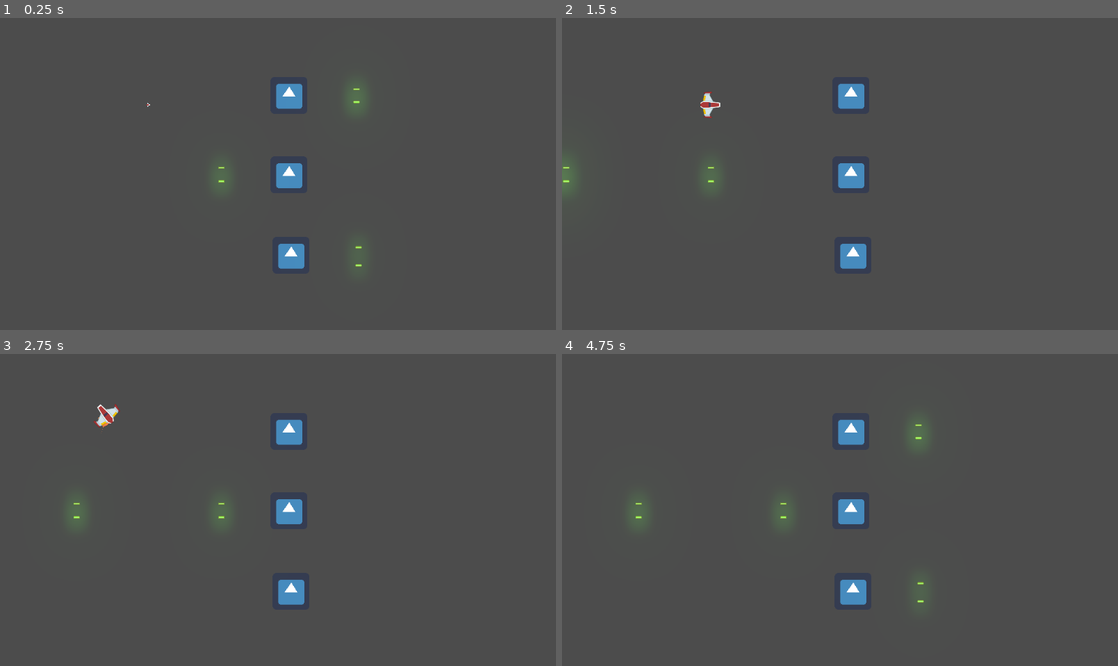
Above: before the commit, frames 1-4 (two rows, left to right).
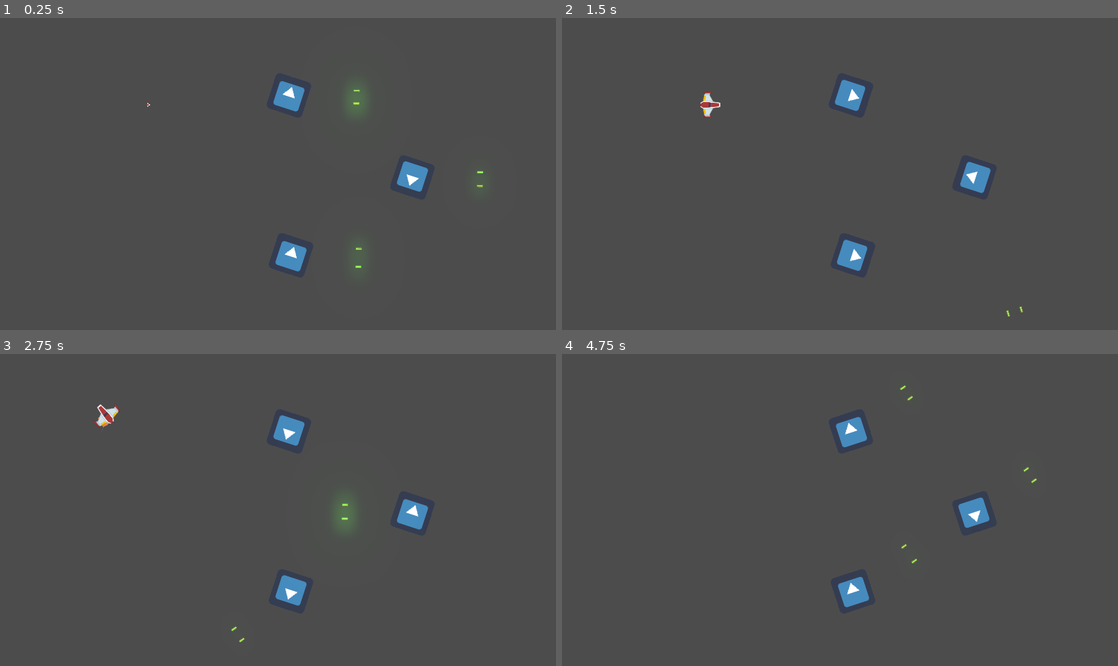
Above: after the commit, the same moments.

Repository: rockandrol/Proyecto-B
Game: Godot game, scene res://Juego/Niveles/NivelBase.tscn
Two runs of this game, one before a commit and one after it. Both use one fixed random seed, a clock stepped at 60 frames per second and the inputs below. The engine's default icon, where the game draws it, is replaced by a stand-in: a white triangle on a blue panel in a dark square.
Inputs (mouse positions are in pixels of both pictures, inside the frame that each line leads up to):
- Up to frame 1 (0.25 s): no input
- Up to frame 2 (1.5 s): move the mouse to (962, 158) at 0.52 s; hold W (mover_adelante) 0.53-1.28 s; hold Space (disparo_principal) 0.53-1.28 s; move the mouse to (728, 189) at 1.27 s; hold S (mover_atras) from 1.28 s (still down); right-click (728, 189) at 1.35 s
- Up to frame 3 (2.75 s): move the mouse to (333, 441) at 2.02 s; release S (mover_atras) at 2.03 s; hold W (mover_adelante) from 2.03 s (still down); hold A (giro_antihorario) from 2.03 s (still down)
- Up to frame 4 (4.75 s): move the mouse to (812, 572) at 2.77 s; release A (giro_antihorario) at 2.78 s; tap D (giro_horario) at 2.85 s; move the mouse to (1006, 556) at 3.52 s; release W (mover_adelante) at 3.53 s; hold Space (disparo_principal) 3.53-4.28 s; hold S (mover_atras) from 3.53 s (still down); move the mouse to (673, 463) at 4.27 s; right-click (673, 463) at 4.35 s

The runs differ from the first frame. In frame 1, 1.2% of the frame differs, in the area x 38-87%, y 20-82%; in frame 2, 1.4%; in frame 3, 1.7%, in the area x 12-77%, y 19-93%; in frame 4, 1.6%.

Commit message:
pulido
debug

Diff:
--- a/Autoload/Eventos.gd
+++ b/Autoload/Eventos.gd
@@ -1,4 +1,6 @@
 extends Node
 
+# warning-ignore:unused_signal
 signal disparo(proyectil)
+# warning-ignore:unused_signal
 signal nave_destruida(posicion, explosiones)
--- a/Juego/Enemigos/EnemigoDummy.gd
+++ b/Juego/Enemigos/EnemigoDummy.gd
@@ -1,6 +1,8 @@
 extends Node2D
 
 var hitpoints:float= 10.0
+
+onready var animacion:AnimationPlayer = $AnimationPlayer
 
 func recibir_danio(danio: float) -> void:
 	hitpoints -= danio
@@ -14,3 +16,4 @@
 
 func _process(_delta: float) -> void:
 	$Canion.set_esta_disparando(true)
+	animacion.play()
--- a/Juego/Enemigos/EnemigoDummy.tscn
+++ b/Juego/Enemigos/EnemigoDummy.tscn
@@ -8,6 +8,22 @@
 
 [sub_resource type="RectangleShape2D" id=1]
 extents = Vector2( 31.3323, 31.9543 )
+
+[sub_resource type="Animation" id=2]
+resource_name = "Nueva Animación"
+length = 5.0
+tracks/0/type = "value"
+tracks/0/path = NodePath(".:rotation_degrees")
+tracks/0/interp = 1
+tracks/0/loop_wrap = true
+tracks/0/imported = false
+tracks/0/enabled = true
+tracks/0/keys = {
+"times": PoolRealArray( 0, 5 ),
+"transitions": PoolRealArray( 1, 1 ),
+"update": 0,
+"values": [ 0.0, 360.0 ]
+}
 
 [node name="EnemigoDummy" type="Node2D"]
 script = ExtResource( 1 )
@@ -33,6 +49,10 @@
 volume_db = -44.255
 pitch_scale = 0.66
 
+[node name="AnimationPlayer" type="AnimationPlayer" parent="."]
+autoplay = "Nueva Animación"
+"anims/Nueva Animación" = SubResource( 2 )
+
 [connection signal="body_entered" from="Area2D" to="." method="_on_Area2D_body_entered"]
 
 [editable path="Canion"]
--- a/Juego/Motor/motor_sfx.gd
+++ b/Juego/Motor/motor_sfx.gd
@@ -21,6 +21,7 @@
 	efecto_transicion(volume_db, volumen_apagado)
 
 func efecto_transicion(desde_vol: float, hasta_vol:float) -> void:
+# warning-ignore:return_value_discarded
 	tween_sonido.interpolate_property(
 		self,
 		"volume_db",
@@ -30,4 +31,5 @@
 		Tween.TRANS_LINEAR,
 		Tween.EASE_OUT_IN
 		)
+# warning-ignore:return_value_discarded
 	tween_sonido.start()
--- a/Juego/Naves/Players/Escudo/Escudo.gd
+++ b/Juego/Naves/Players/Escudo/Escudo.gd
@@ -51,5 +51,5 @@
 func _on_body_entered(body: Node) -> void:
 	body.queue_free()
 
-func _on_area_entered(area: Area2D) -> void:
+func _on_area_entered(_area: Area2D) -> void:
 	impacto_sfx.play()
--- a/Juego/Naves/Players/Player.gd
+++ b/Juego/Naves/Players/Player.gd
@@ -60,12 +60,12 @@
 	if event.is_action_released("mover_adelante")	or event.is_action_released("mover_atras"):
 			audio_motor.sonido_off()
 
-func _integrate_forces(state: Physics2DDirectBodyState) -> void:
+func _integrate_forces(_state: Physics2DDirectBodyState) -> void:
 	apply_central_impulse(empuje.rotated(rotation))
 	apply_torque_impulse(dir_rotacion*potencia_rotacion)
 
 
-func _process(delta: float) -> void:
+func _process(_delta: float) -> void:
 	player_input()
 
 ##Metodos Custom
--- a/Juego/Niveles/Nivel.gd
+++ b/Juego/Niveles/Nivel.gd
@@ -14,7 +14,9 @@
 
 ## Metodos Custom
 func conectar_seniales() -> void:
+# warning-ignore:return_value_discarded
 	Eventos.connect("disparo", self, "_on_disparo")
+# warning-ignore:return_value_discarded
 	Eventos.connect("nave_destruida",self,"_on_nave_destruida")
 
 func crear_contenedores() -> void:
--- a/Juego/Niveles/NivelBase.tscn
+++ b/Juego/Niveles/NivelBase.tscn
@@ -13,6 +13,7 @@
 [node name="Player" parent="." instance=ExtResource( 1 )]
 position = Vector2( 512, 300 )
 potencia_rotacion = 250
+hitpoints = 20.0
 
 [node name="WorldEnvironment" type="WorldEnvironment" parent="."]
 environment = ExtResource( 3 )
@@ -28,7 +29,7 @@
 position = Vector2( 0, -10.5946 )
 
 [node name="EnemigoDummy2" parent="." instance=ExtResource( 4 )]
-position = Vector2( 997.807, 541.666 )
+position = Vector2( 1424.34, 550.646 )
 rotation = 3.14159
 scale = Vector2( 2, 2 )
 
--- a/Juego/Proyectiles/Canion.gd
+++ b/Juego/Proyectiles/Canion.gd
@@ -35,7 +35,7 @@
 	almacenar_puntos_disparo()
 	timer_enfriamiento.wait_time = cadencia_disparo
 
-func _process(delta: float) -> void:
+func _process(_delta: float) -> void:
 	if esta_disparando and esta_enfriado:
 		disparar()
 
Not shown: 1 places in Juego/Enemigos/EnemigoDummy.tscn that only renumber resources
